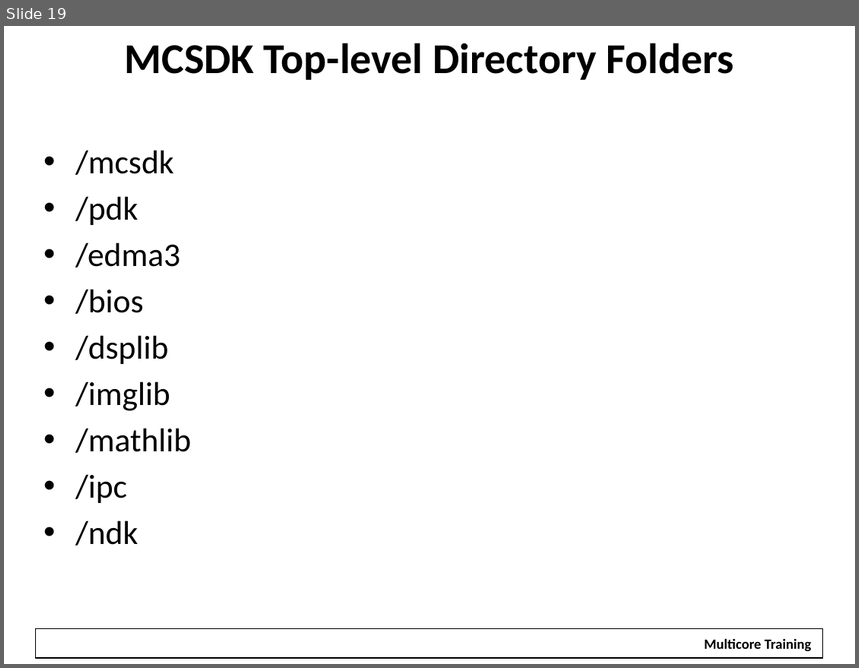
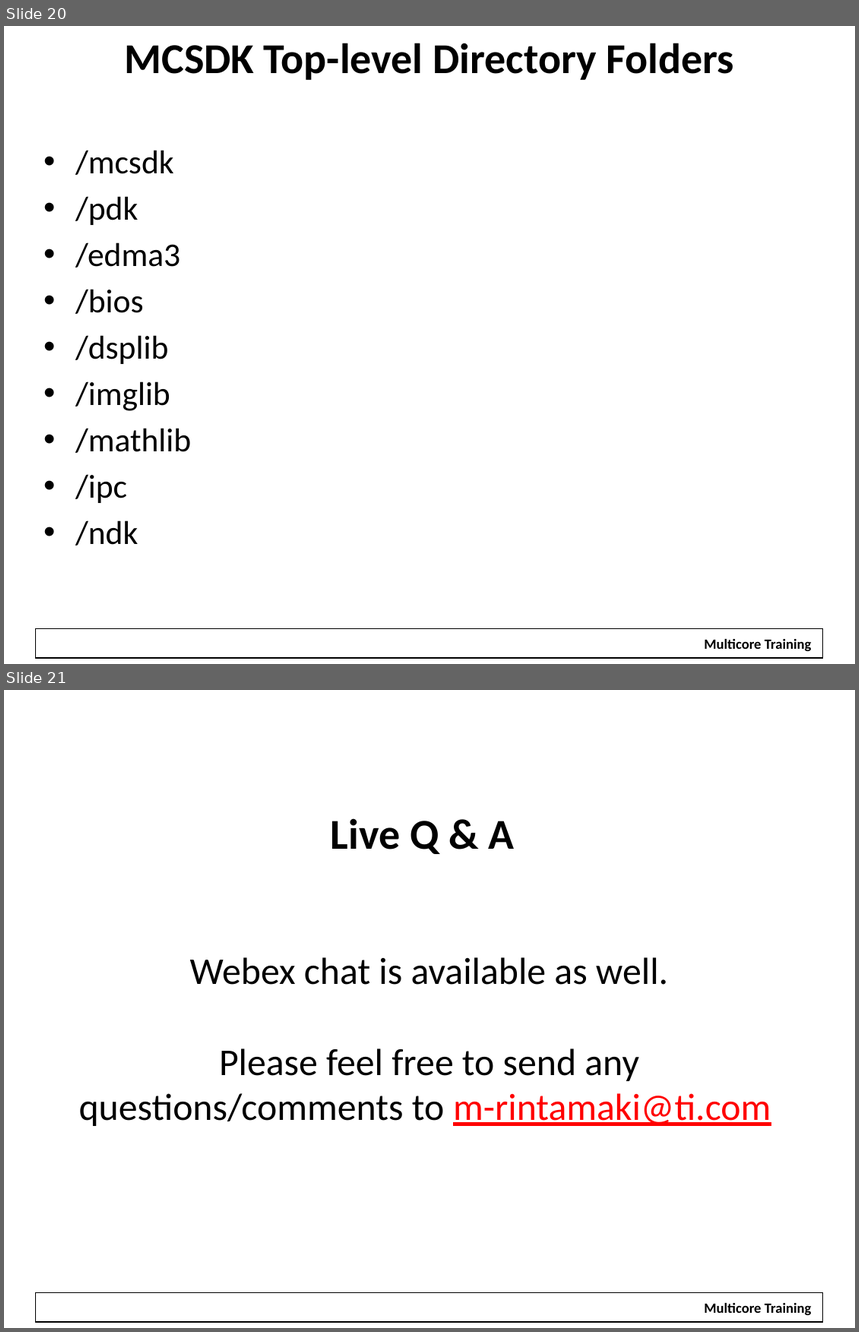
Before and after one commit to hari1989/keystone-workshop, a slide deck: preliminary/Introduction to KeyStone Software ECO RJH.pptx. Shown one above the other, each under a label of ours: slide 19 before the commit, slides 20 and 21 after it. The pictures are 859x668 and 859x1332 pixels, drawn with LibreOffice and Linux fonts; fonts in the diff are those of the drawing; background and template pictures are left out. Boxes give left, top, right and bottom in pixels: in the first picture for what was removed or moved away, otherwise in the second. Text is boxed around its words. In the diff, an @@ line names an element or a change of style, - is before the commit and + after.

```diff
--- a/preliminary/Introduction to KeyStone Software ECO RJH.pptx
+++ b/preliminary/Introduction to KeyStone Software ECO RJH.pptx
@@ slide 21 added at bbox=[4, 690, 855, 1328], background #FFFFFF; not listed: 2 template elements that a slide beside it also shows @@
@@ title added at bbox=[331, 818, 514, 854], 36 pt, text #000000, bold @@
+Live Q & A
@@ text added at bbox=[79, 958, 771, 1126], 32 pt, text #000000 @@
+Webex chat is available as well.
+Please feel free to send any questions/comments to m-rintamaki@ti.com
@@ what was slide 19 is now slide 20 @@
```
Also in this commit, not shown: 1 slide changed, 1 other slide added.
